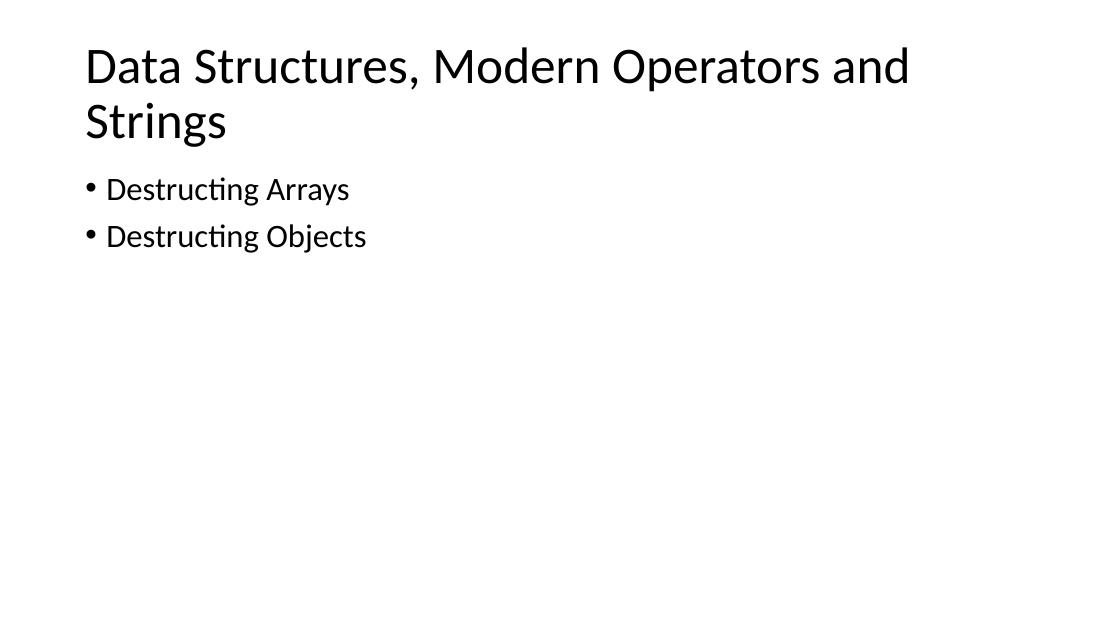
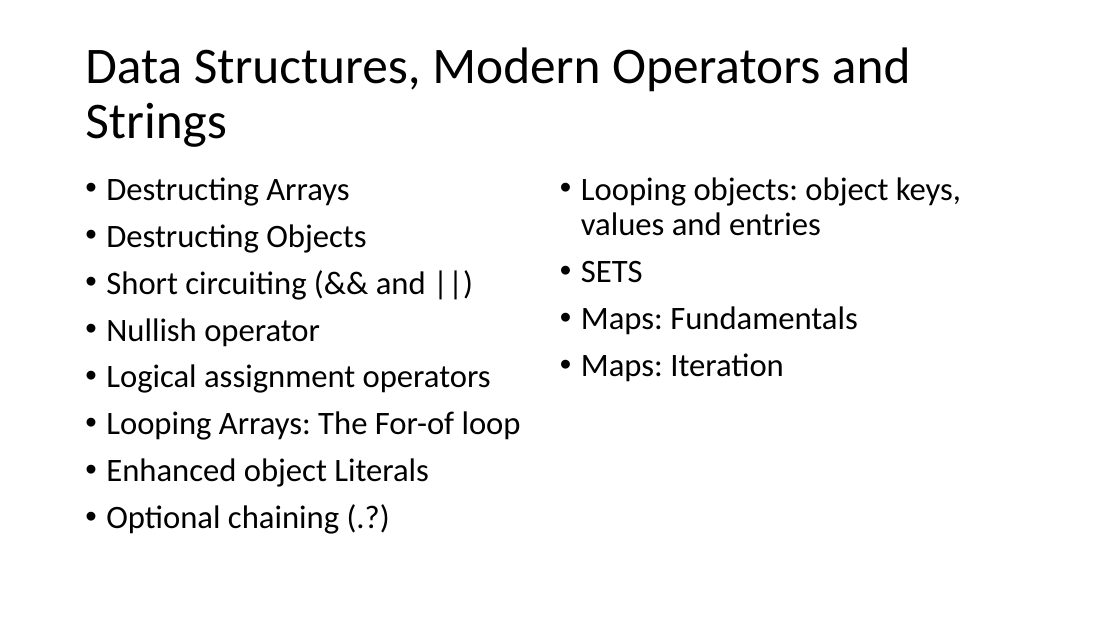
Before and after one commit to PiyushChaturvedii/Batch05, a slide deck: slide 70 of JavaScript.pptx. Drawn at 1120x630 pixels with LibreOffice and Linux fonts; fonts in the diff are those of the drawing. Boxes give left, top, right and bottom in pixels: in the first picture for what was removed or moved away, otherwise in the second. Text is boxed around its words. In the diff, an @@ line names an element or a change of style, - is before the commit and + after.

```diff
--- a/JavaScript.pptx
+++ b/JavaScript.pptx
@@ text "Destructing Arrays" at (106,177,961,534): columns 1 to 2 @@
@@ text at (106,177,961,534): paragraphs added @@
+• Short circuiting (&& and ||)
+• Nullish operator
+• Logical assignment operators
+• Looping Arrays: The For-of loop
+• Enhanced object Literals
+• Optional chaining (.?)
+• Looping objects: object keys, values and entries
+• SETS
+• Maps: Fundamentals
+• Maps: Iteration
```
Also in this commit, not shown: 3 slides added, 14 other files.
